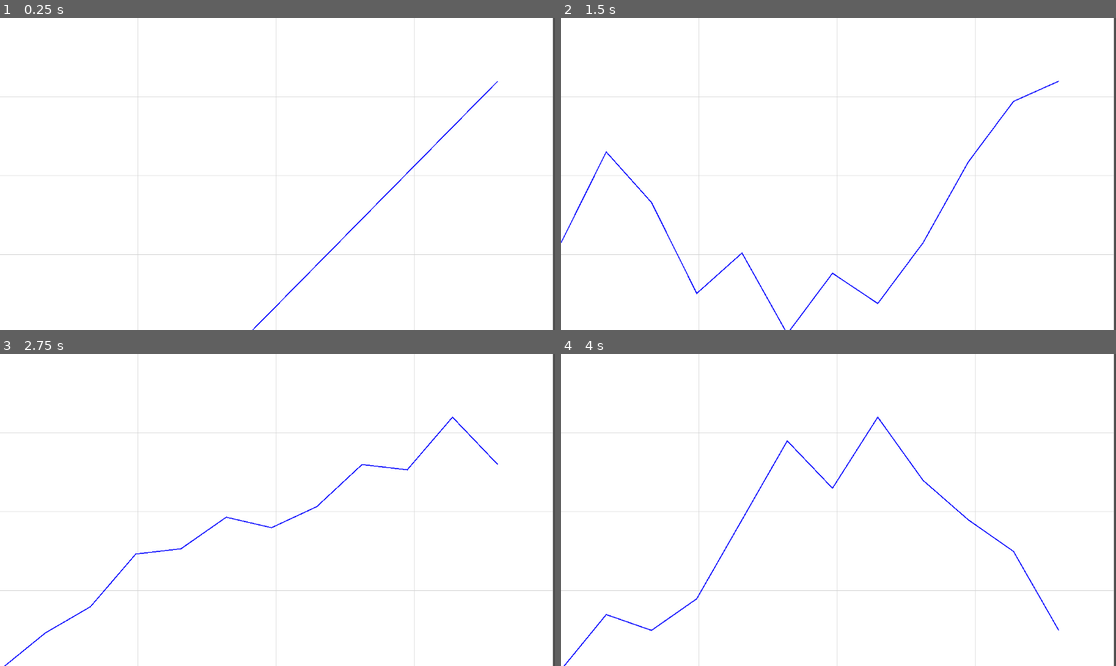
Above: before the commit, frames 1-4 (two rows, left to right).
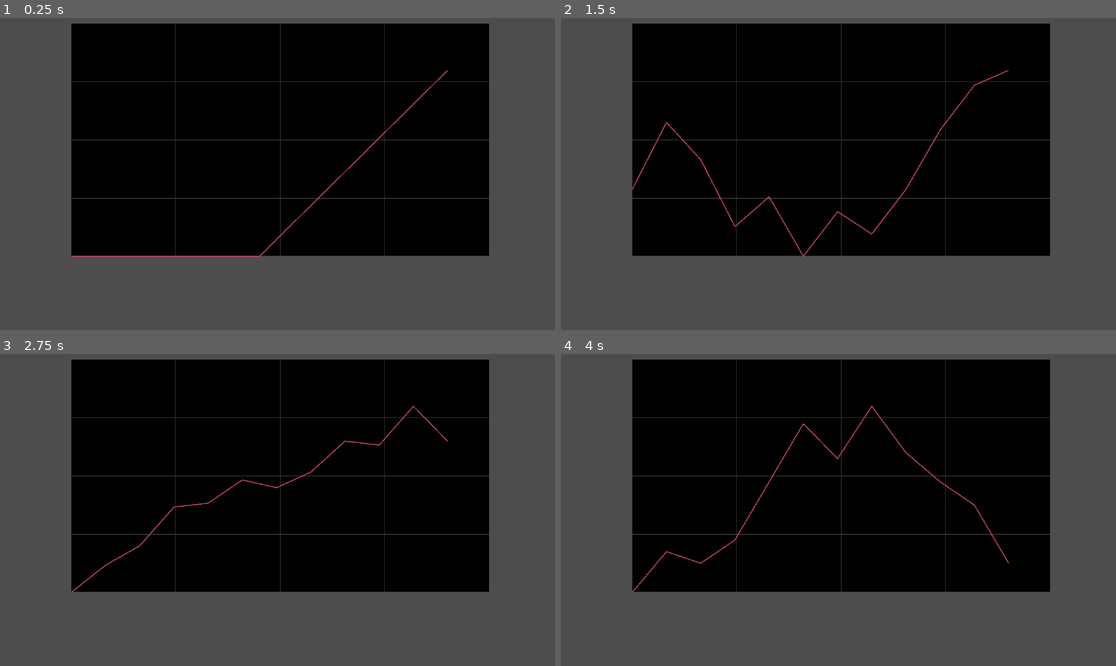
Above: after the commit, the same moments.

Repository: sorrycd/GGJ25
Game: Godot game, scene res://stock_ticker.tscn
Two runs of this game, one before a commit and one after it. Both use one fixed random seed, a clock stepped at 60 frames per second and the inputs below.
Inputs:
- Up to frame 1 (0.25 s): no input
- Up to frame 2 (1.5 s): no input
- Up to frame 3 (2.75 s): no input
- Up to frame 4 (4 s): no input

The runs differ from the first frame. In frame 1, 100% of the frame differs, in the area x 0-100%, y 0-100%; in frame 2, 100%; in frame 3, 100%; in frame 4, 100%.

Commit message:
scene edits -

Diff:
--- a/ggj2025/stock_ticker.tscn
+++ b/ggj2025/stock_ticker.tscn
@@ -18,10 +18,18 @@
 
 [node name="line graph" type="Control" parent="economy"]
 layout_mode = 3
-anchors_preset = 0
-offset_right = 1148.0
-offset_bottom = 656.0
+anchor_left = 0.128
+anchor_top = 0.019
+anchor_right = 0.882
+anchor_bottom = 0.764
+offset_left = 0.543991
+offset_top = -0.312001
+offset_right = -0.0640259
+offset_bottom = -0.072052
 script = ExtResource("4_qnqhl")
+line_color = Color(0.78462, 0.262849, 0.452135, 1)
+background_color = Color(0, 0, 0, 1)
+grid_color = Color(0.277528, 0.277528, 0.277528, 1)
 
 [node name="Timer" type="Timer" parent="."]
 wait_time = 0.114
